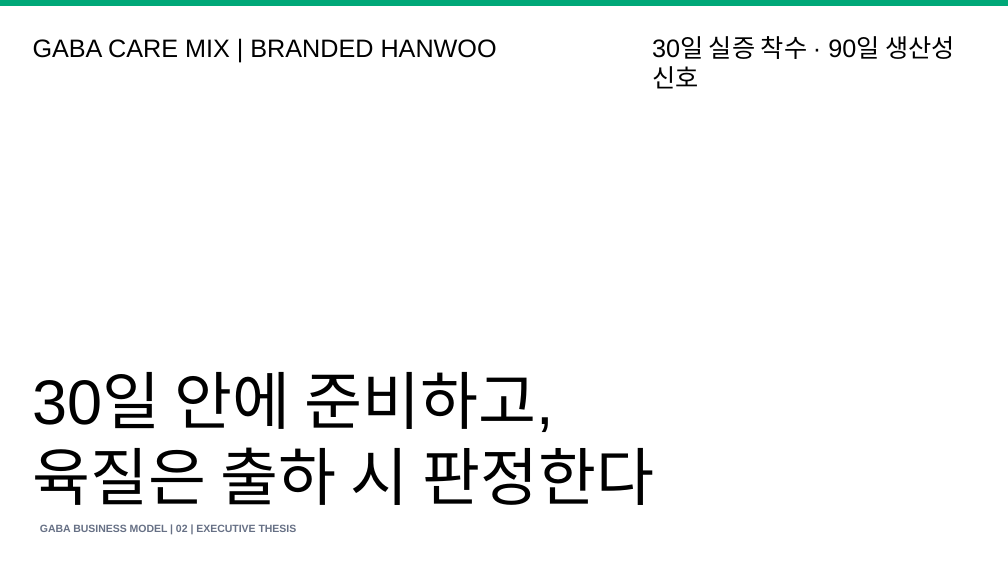
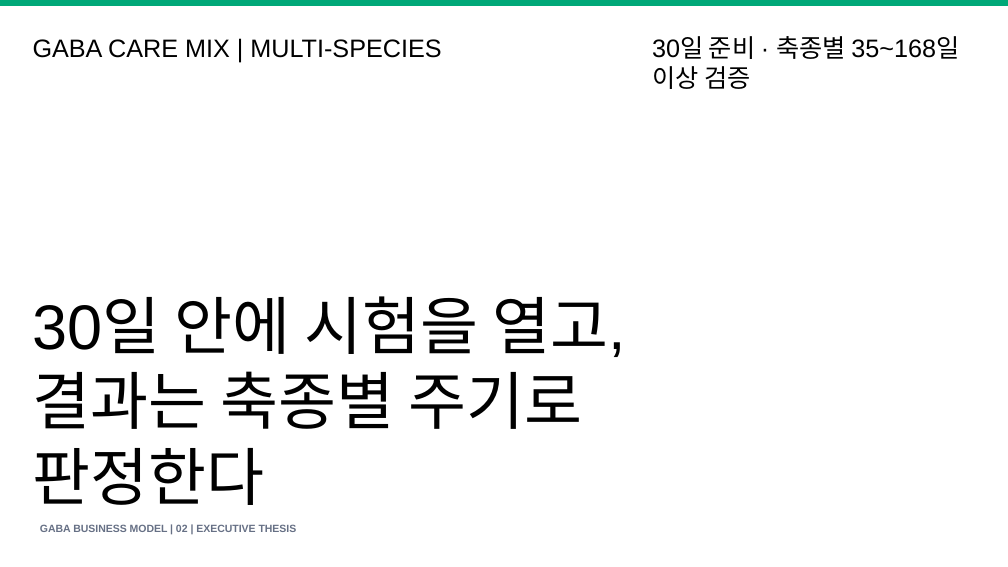
Before and after one commit to KRAdavid/gaba-feed-business-index, a slide deck: slide 2 of GABA_Feed_Business_Model_Speech_Deck_v1.pptx. Drawn at 1008x567 pixels with LibreOffice and Linux fonts; fonts in the diff are those of the drawing. Boxes give left, top, right and bottom in pixels: in the first picture for what was removed or moved away, otherwise in the second. Text is boxed around its words. In the diff, an @@ line names an element or a change of style, - is before the commit and + after.

```diff
--- a/GABA_Feed_Business_Model_Speech_Deck_v1.pptx
+++ b/GABA_Feed_Business_Model_Speech_Deck_v1.pptx
@@ text at [33, 39, 441, 58]: text changed @@
-GABA CARE MIX | BRANDED HANWOO
+GABA CARE MIX | MULTI-SPECIES
@@ text at [652, 36, 959, 89]: text changed @@
-30일 실증 착수 · 90일 생산성 신호
+30일 준비 · 축종별 35~168일 이상 검증
@@ text at [33, 296, 626, 505]: text changed @@
-30일 안에 준비하고,
-육질은 출하 시 판정한다
+30일 안에 시험을 열고,
+결과는 축종별 주기로 판정한다
```
Also in this commit, not shown: 7 other slides changed, 17 other files.
